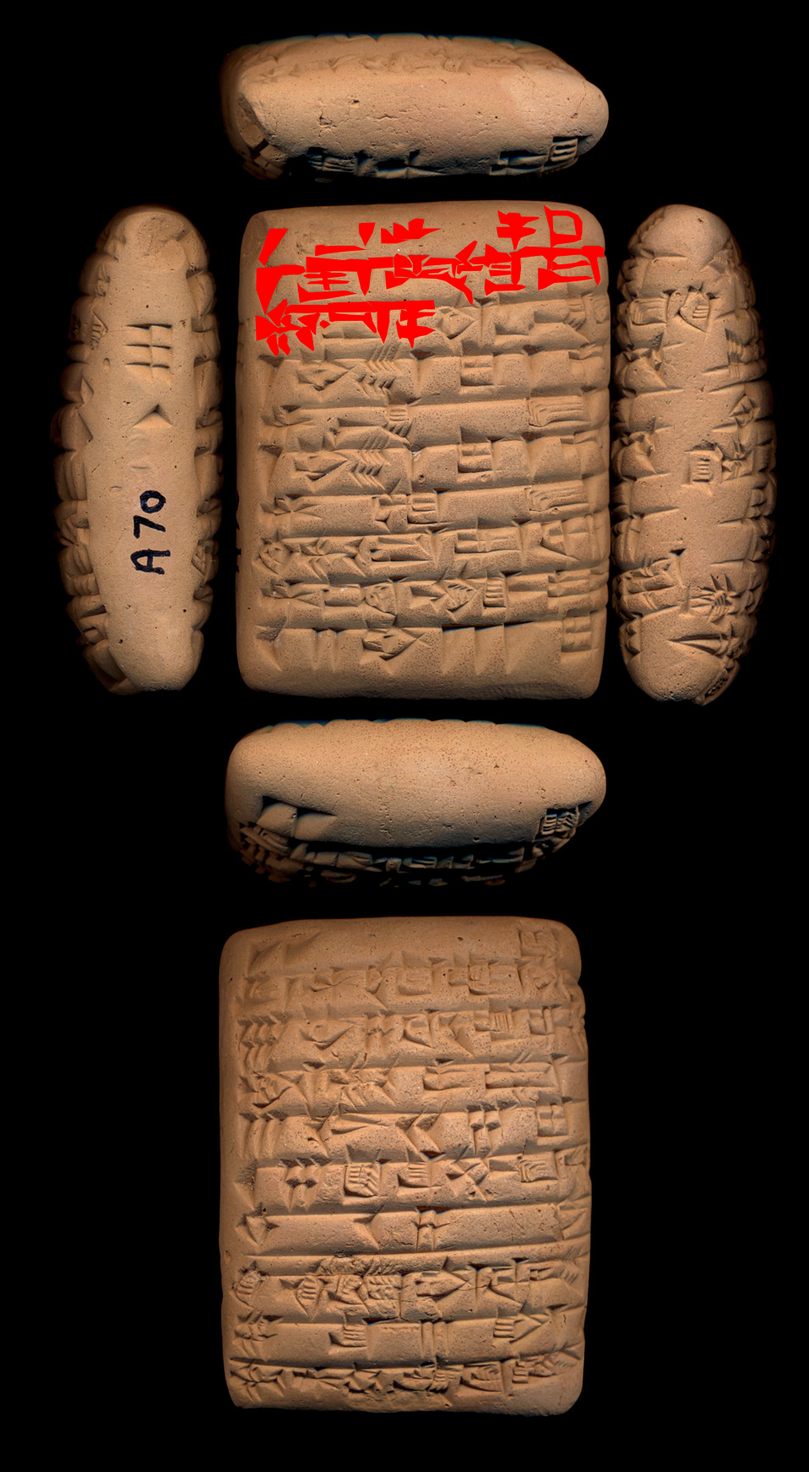
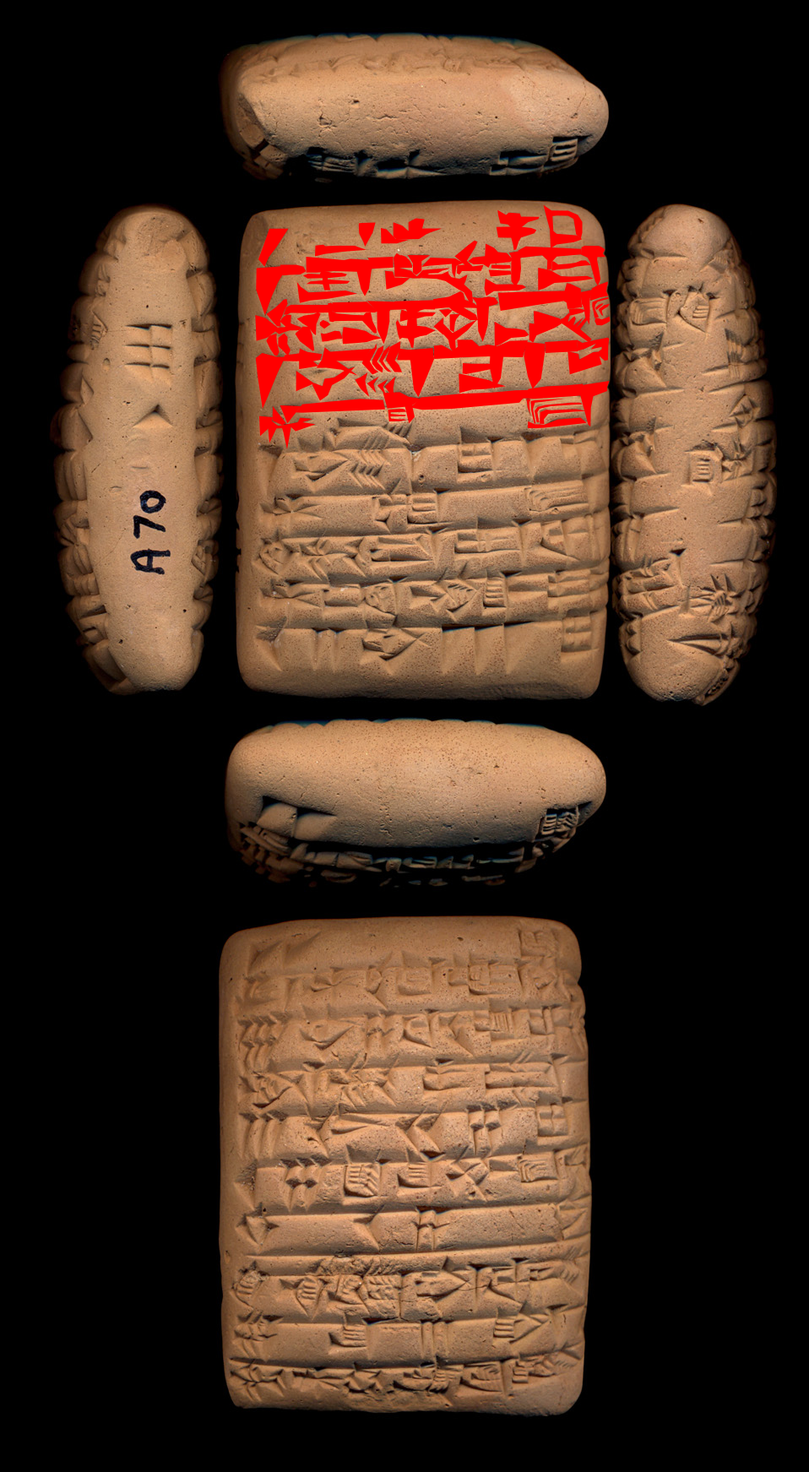
Layers edited between the first and the second w=809, h=1472 image:
painted on "P131059.jpg" over bbox(255, 281, 611, 450)
